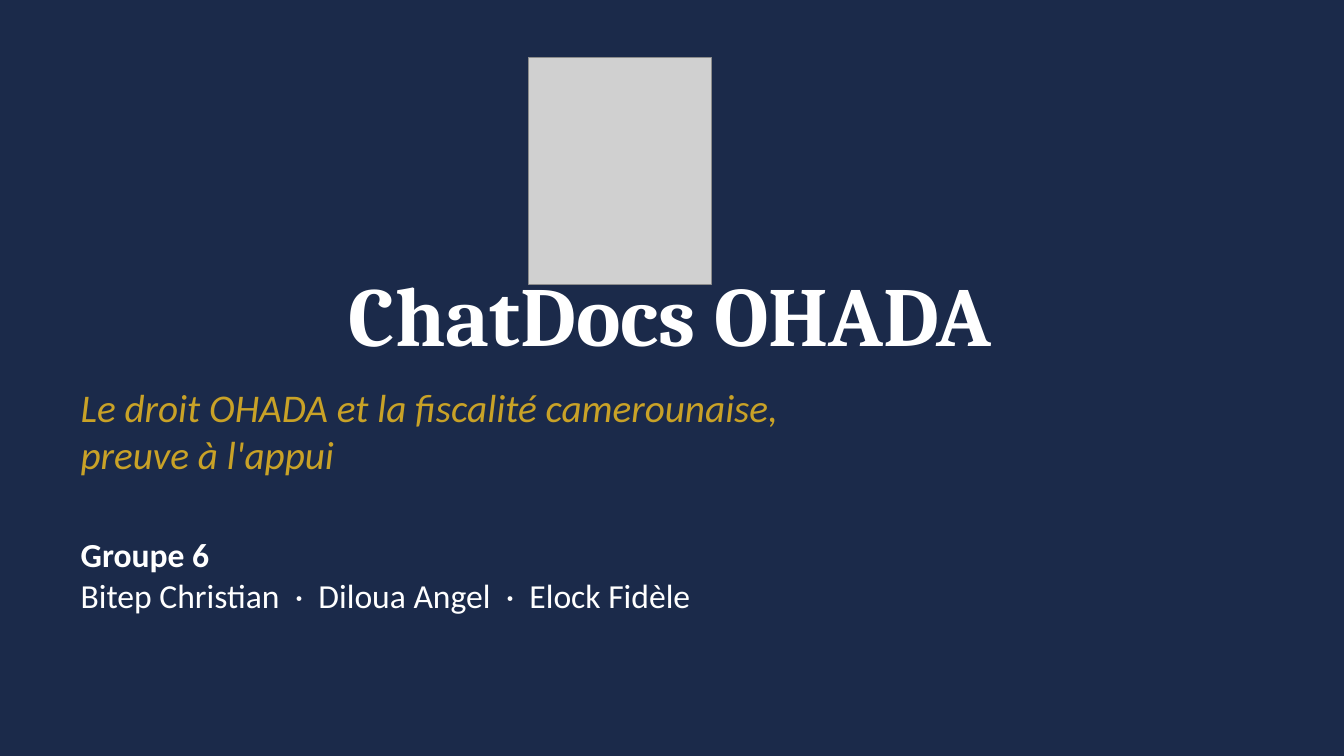
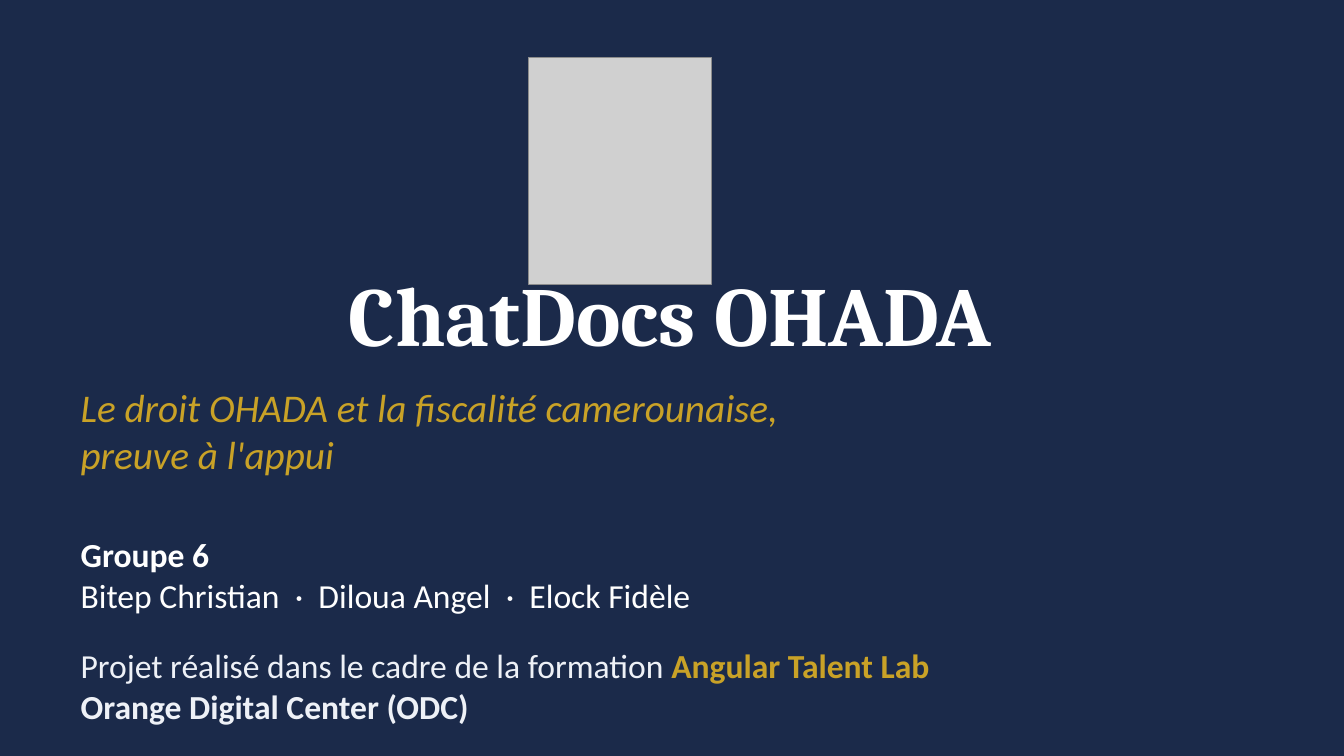
Before and after one commit to ODC-ANGULAR-TALENT-LAB/Projet-de-Groupe-ChatDoc-OHADA-, a slide deck: slide 1 of DemoDay_Groupe6.pptx. Drawn at 1344x756 pixels with LibreOffice and Linux fonts; fonts in the diff are those of the drawing; grey boxes stand for pictures; background and template pictures are left out. Boxes give left, top, right and bottom in pixels: in the first picture for what was removed or moved away, otherwise in the second. Text is boxed around its words. In the diff, an @@ line names an element or a change of style, - is before the commit and + after.

```diff
--- a/DemoDay_Groupe6.pptx
+++ b/DemoDay_Groupe6.pptx
@@ text added at [81,654,930,725], 24 pt, text #EEF1F7, bold @@
+Projet réalisé dans le cadre de la formation Angular Talent Lab
+Orange Digital Center (ODC)
```
Also in this commit, not shown: 1 other slide changed, 1 other file.
